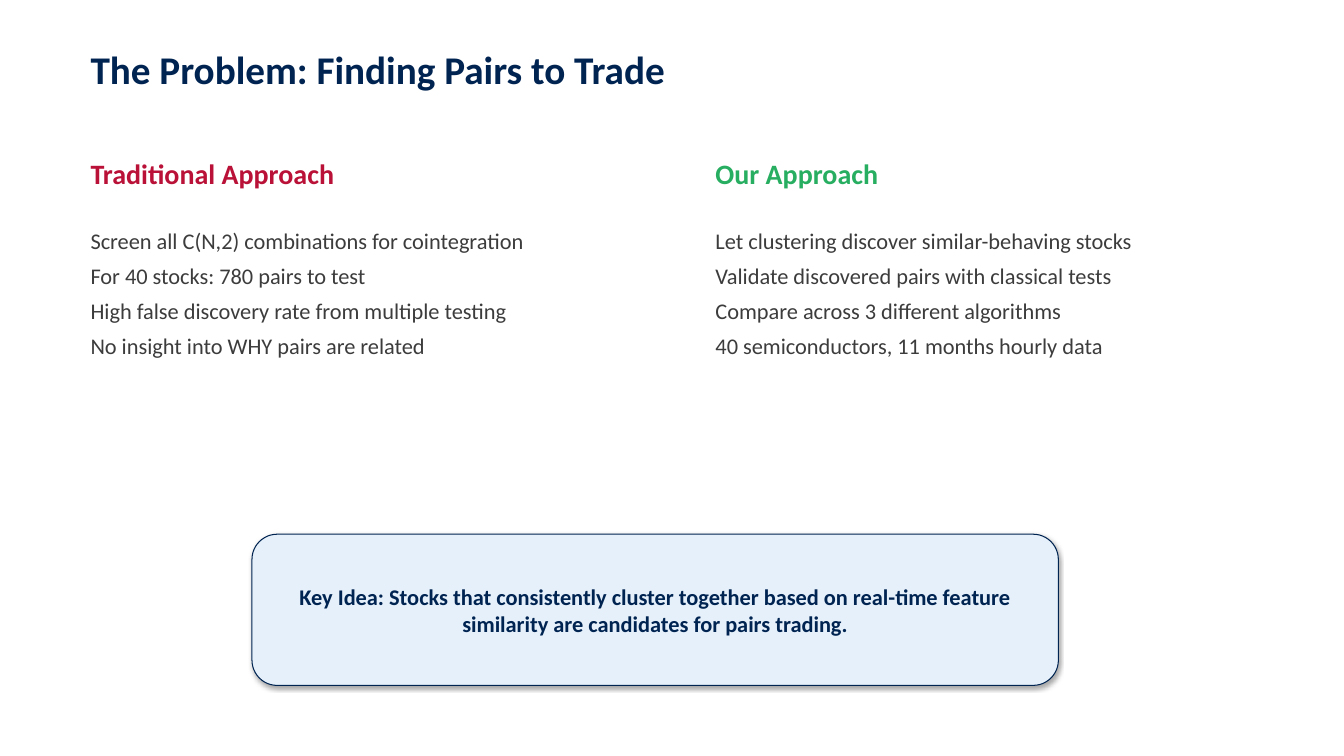
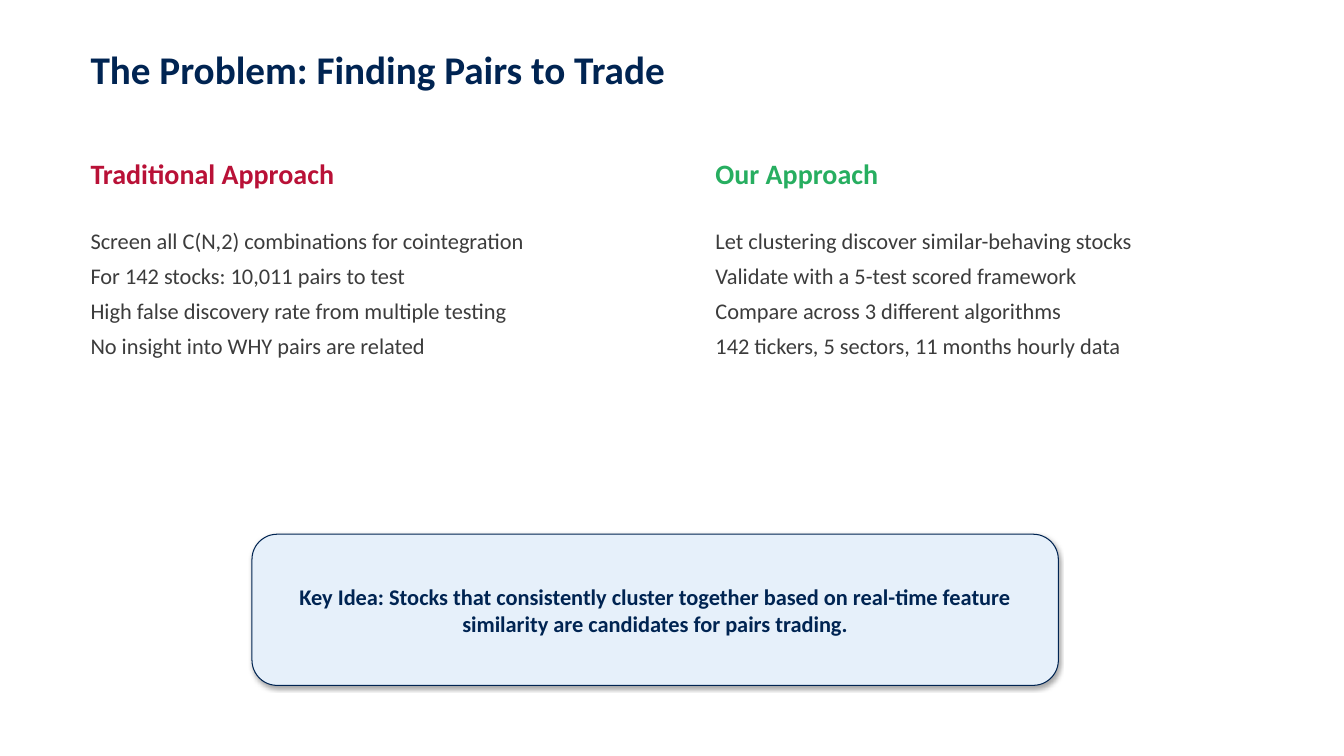
Before and after one commit to jcmcode/pairs-test, a slide deck: slide 4 of deliverables/presentation.pptx. Drawn at 1344x756 pixels with LibreOffice and Linux fonts; fonts in the diff are those of the drawing. Boxes give left, top, right and bottom in pixels: in the first picture for what was removed or moved away, otherwise in the second. Text is boxed around its words. In the diff, an @@ line names an element or a change of style, - is before the commit and + after.

```diff
--- a/deliverables/presentation.pptx
+++ b/deliverables/presentation.pptx
@@ text at box(91, 268, 405, 288): text changed @@
-For 40 stocks: 780 pairs to test
+For 142 stocks: 10,011 pairs to test
@@ text at box(715, 268, 1076, 284): text changed @@
-Validate discovered pairs with classical tests
+Validate with a 5-test scored framework
@@ text at box(715, 338, 1120, 358): text changed @@
-40 semiconductors, 11 months hourly data
+142 tickers, 5 sectors, 11 months hourly data
```
Also in this commit, not shown: 5 other slides changed, 15 slides added, 10 slides removed, 3 other files.
